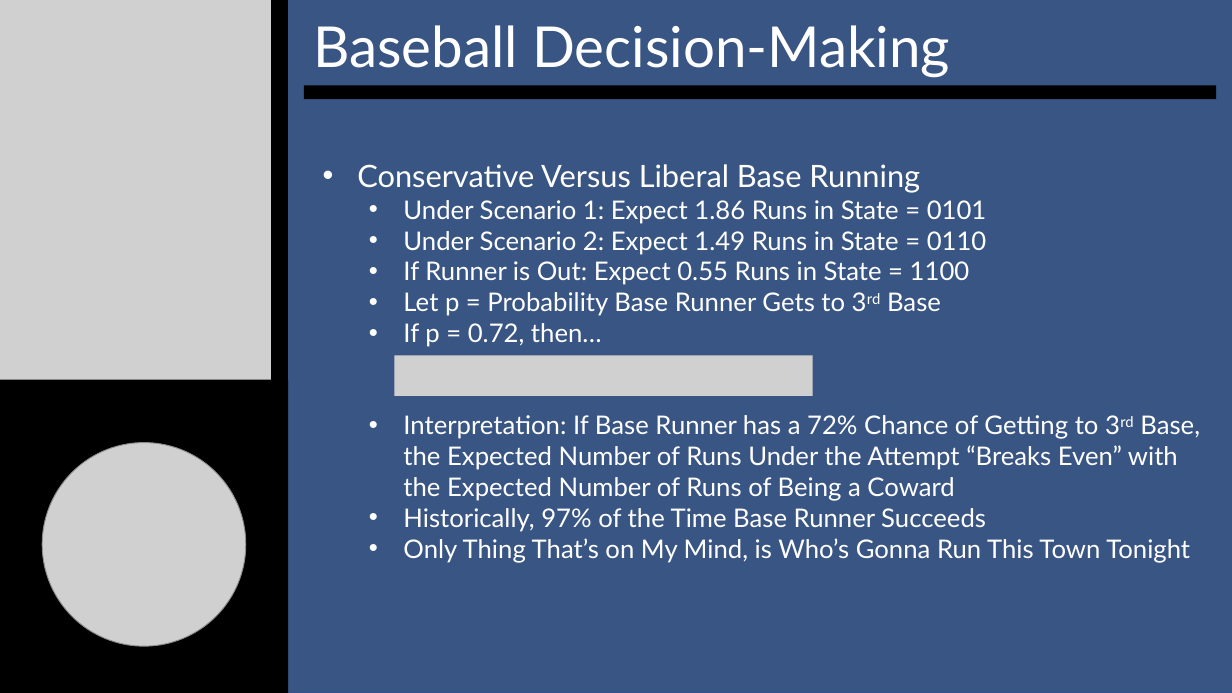
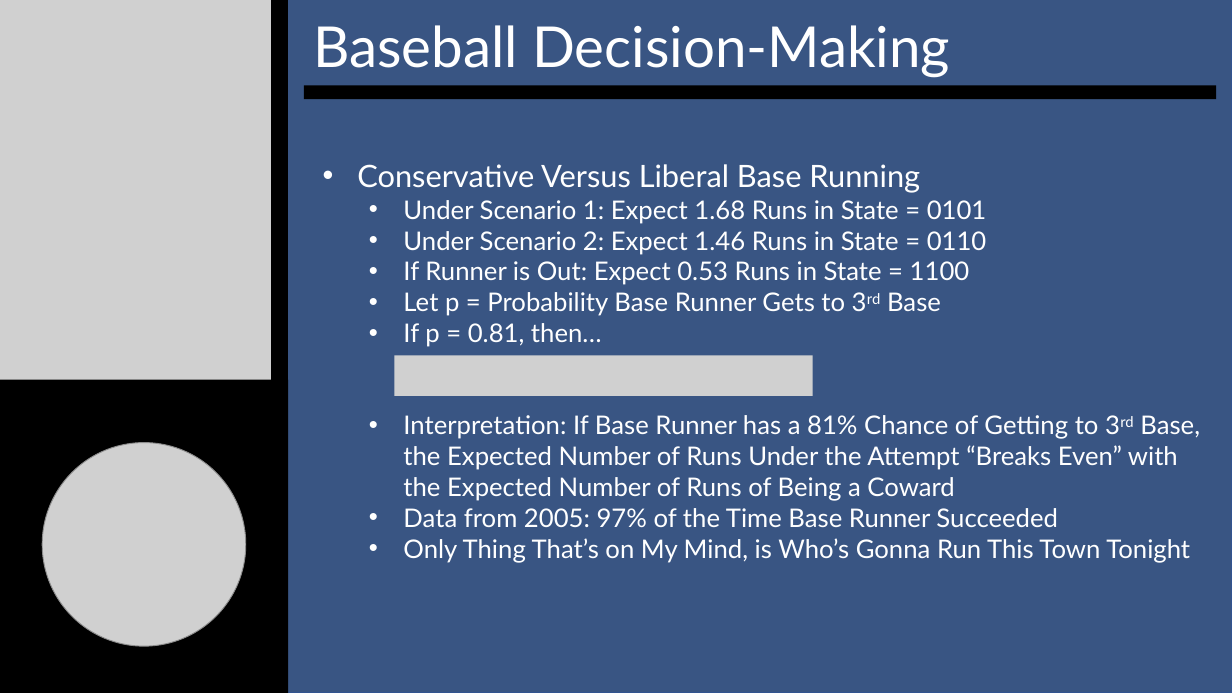
Before and after one commit to SuperMarioGiacomazzo/STOR538_WEBSITE, a slide deck: slide 12 of Slides/Baseball 5/Baseball_5_Lecture.pptx. Drawn at 1232x693 pixels with LibreOffice and Linux fonts; fonts in the diff are those of the drawing; grey boxes stand for pictures. Boxes give left, top, right and bottom in pixels: in the first picture for what was removed or moved away, otherwise in the second. Text is boxed around its words. In the diff, an @@ line names an element or a change of style, - is before the commit and + after.

```diff
--- a/Slides/Baseball 5/Baseball_5_Lecture.pptx
+++ b/Slides/Baseball 5/Baseball_5_Lecture.pptx
@@ text at [403,200,987,285]: text changed @@
-  • Under Scenario 1: Expect 1.86 Runs in State = 0101
-  • Under Scenario 2: Expect 1.49 Runs in State = 0110
-  • If Runner is Out: Expect 0.55 Runs in State = 1100
+  • Under Scenario 1: Expect 1.68 Runs in State = 0101
+  • Under Scenario 2: Expect 1.46 Runs in State = 0110
+  • If Runner is Out: Expect 0.53 Runs in State = 1100
@@ text at [403,323,1200,527]: text changed @@
-  • If p = 0.72, then…
-  • Interpretation: If Base Runner has a 72% Chance of Getting to 3rd Base, the Expected Number of Runs Under the Attempt “Breaks Even” with the Expected Number of Runs of Being a Coward
-  • Historically, 97% of the Time Base Runner Succeeds
+  • If p = 0.81, then…
+  • Interpretation: If Base Runner has a 81% Chance of Getting to 3rd Base, the Expected Number of Runs Under the Attempt “Breaks Even” with the Expected Number of Runs of Being a Coward
+  • Data from 2005: 97% of the Time Base Runner Succeeded
```
Also in this commit, not shown: 6 other slides changed, 6 other files.
